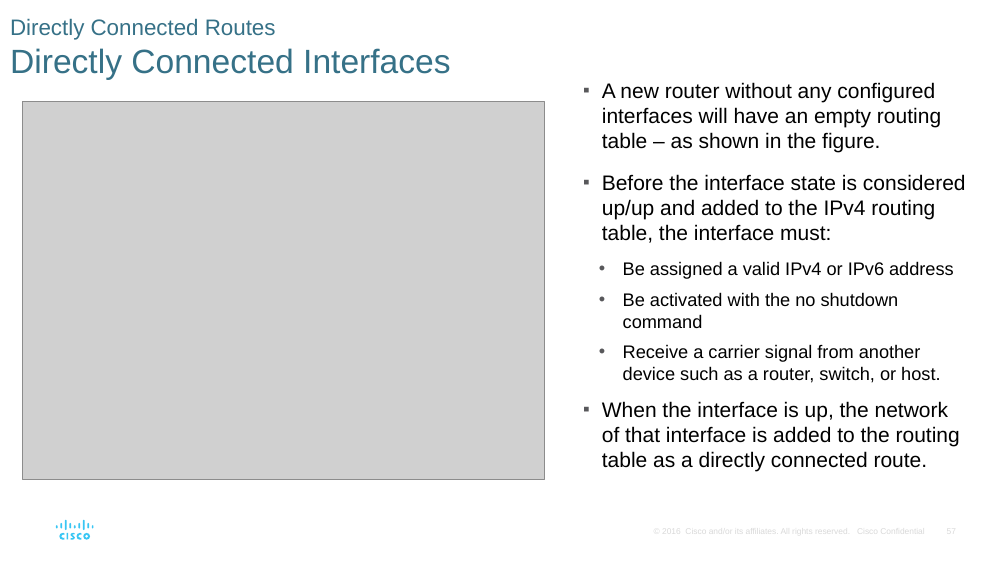
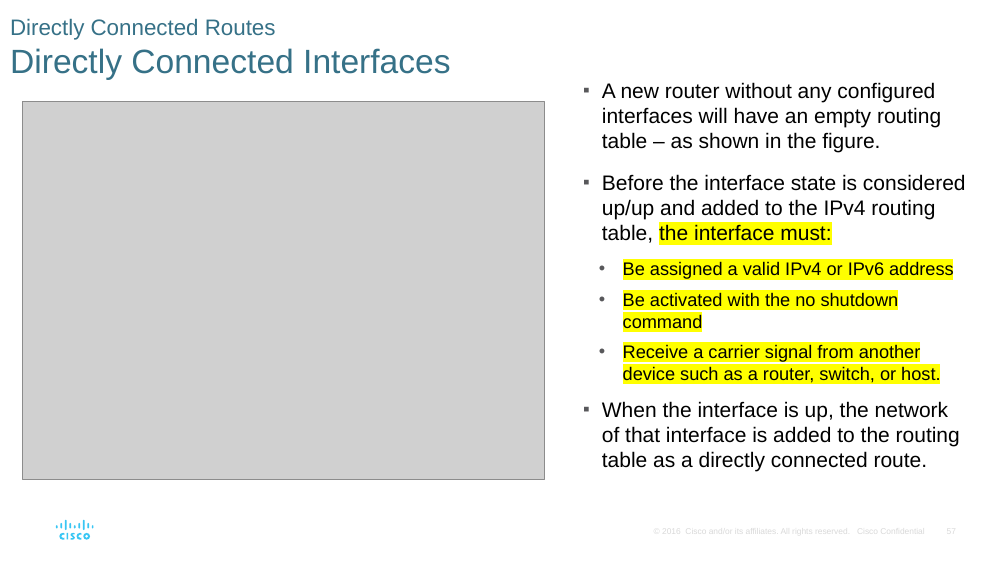
Before and after one commit to pronad1/Academic_PSTU_CSE, a slide deck: slide 57 of 7th Semester/CCE-415_Network Routing & Switching/Sobuj sir/CCNA_RSE_Chp1_Updated.pptx. Drawn at 1008x567 pixels with LibreOffice and Linux fonts; fonts in the diff are those of the drawing; grey boxes stand for pictures. Boxes give left, top, right and bottom in pixels: in the first picture for what was removed or moved away, otherwise in the second. Text is boxed around its words. In the diff, an @@ line names an element or a change of style, - is before the commit and + after.

```diff
--- a/7th Semester/CCE-415_Network Routing & Switching/Sobuj sir/CCNA_RSE_Chp1_Updated.pptx
+++ b/7th Semester/CCE-415_Network Routing & Switching/Sobuj sir/CCNA_RSE_Chp1_Updated.pptx
@@ text at (602,174,966,383): highlight none to #FFFF00 in "the interface must:", "Be assigned a valid IPv4 or IPv6 ...", "Be activated with the no shutdown command", "Receive a carrier signal from another device ..." @@
```
Also in this commit, not shown: 4 other slides changed.
